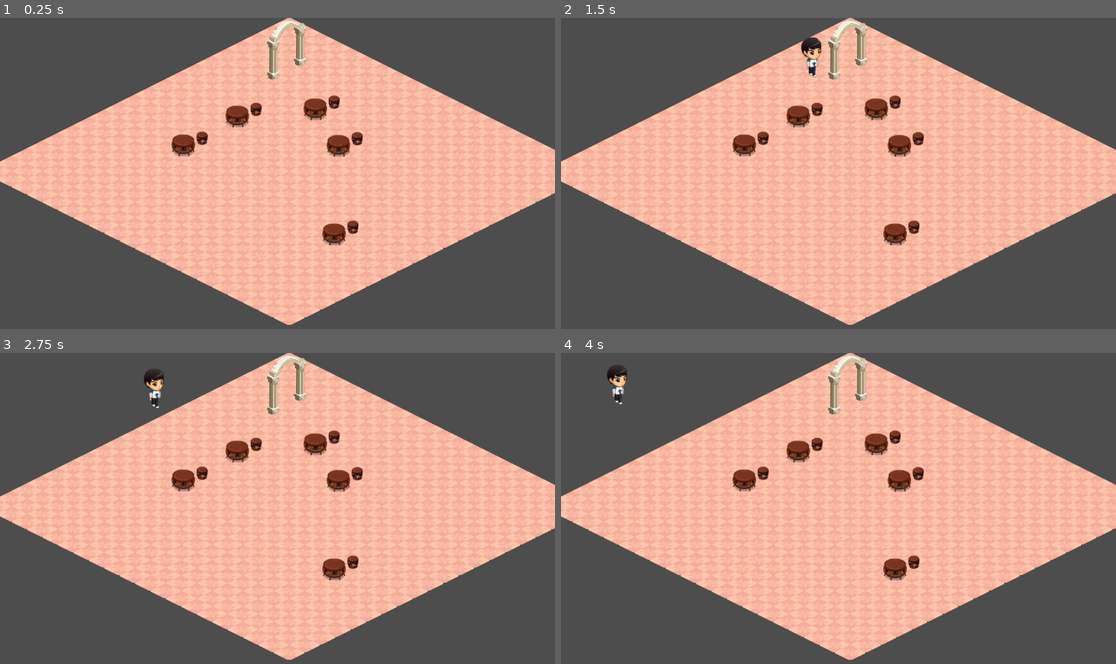
Above: before the commit, frames 1-4 (two rows, left to right).
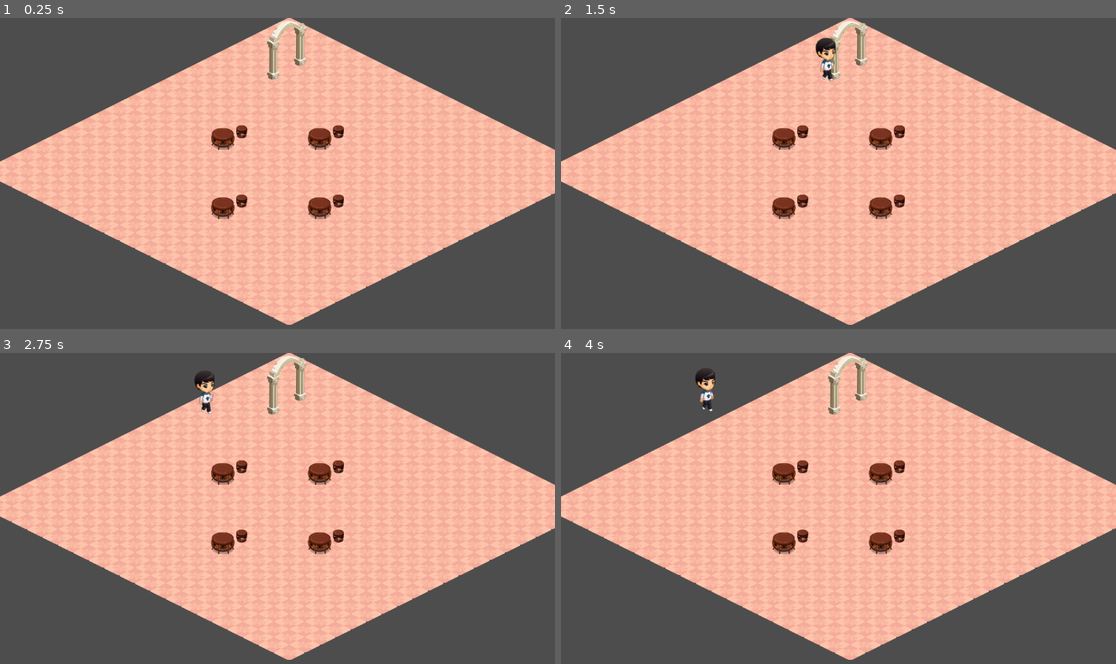
Above: after the commit, the same moments.

Repository: kingEneru/qq-res
Game: Godot game, scene res://Scenes/main_game.tscn
Two runs of this game, one before a commit and one after it. Both use one fixed random seed, a clock stepped at 60 frames per second and the inputs below.
Inputs:
- Up to frame 1 (0.25 s): no input
- Up to frame 2 (1.5 s): tap Enter at 0.5 s
- Up to frame 3 (2.75 s): no input
- Up to frame 4 (4 s): no input

The runs differ from the first frame. In frame 1, 3.0% of the frame differs, in the area x 30-66%, y 24-74%; in frame 2, 3.6%; in frame 3, 3.6%, in the area x 25-66%, y 5-74%; in frame 4, 3.6%.

Commit message:
修复桌子和图片的关系

Diff:
--- a/Scenes/Customer.tscn
+++ b/Scenes/Customer.tscn
@@ -2,35 +2,35 @@
 
 [ext_resource type="Script" uid="uid://g21jo0c3r06k" path="res://Scripts/Customer.gd" id="1_o7g7w"]
 [ext_resource type="Texture2D" uid="uid://cdg3d24ijst8a" path="res://Art/boy_01.png" id="2_r206j"]
-
-[sub_resource type="Animation" id="Animation_r206j"]
-resource_name = "walk_down"
-tracks/0/type = "value"
-tracks/0/imported = false
-tracks/0/enabled = true
-tracks/0/path = NodePath("Visuals/Leg:region_rect")
-tracks/0/interp = 1
-tracks/0/loop_wrap = true
-tracks/0/keys = {
-"times": PackedFloat32Array(0, 0.1, 0.16666667, 0.3),
-"transitions": PackedFloat32Array(1, 1, 1, 1),
-"update": 0,
-"values": [Rect2(112.607834, 49.85135, 21.20488, 25.021751), Rect2(183.37894, 145.34976, 25.586044, 23.132584), Rect2(210.3654, 143.66307, 24.896774, 24.178589), Rect2(236.72583, 143.78778, 18.576172, 24.885056)]
-}
 
 [sub_resource type="Animation" id="Animation_kkvav"]
 length = 0.001
 tracks/0/type = "value"
 tracks/0/imported = false
 tracks/0/enabled = true
-tracks/0/path = NodePath("Visuals/Leg:region_rect")
+tracks/0/path = NodePath("Visuals/Boy01/Leg:region_rect")
 tracks/0/interp = 1
 tracks/0/loop_wrap = true
 tracks/0/keys = {
 "times": PackedFloat32Array(0),
 "transitions": PackedFloat32Array(1),
 "update": 0,
-"values": [Rect2(112.607834, 49.85135, 21.20488, 25.021751)]
+"values": [Rect2(210.3654, 143.66307, 24.896774, 24.178589)]
+}
+
+[sub_resource type="Animation" id="Animation_r206j"]
+resource_name = "walk_down"
+tracks/0/type = "value"
+tracks/0/imported = false
+tracks/0/enabled = false
+tracks/0/path = NodePath("Visuals/Boy01/Leg:region_rect")
+tracks/0/interp = 1
+tracks/0/loop_wrap = true
+tracks/0/keys = {
+"times": PackedFloat32Array(0, 0.33, 0.66, 1),
+"transitions": PackedFloat32Array(1, 1, 1, 1),
+"update": 0,
+"values": [Rect2(181.62363, 144.62668, 28.489624, 24.13704), Rect2(191.10841, 144.30869, 27.303984, 24.150751), Rect2(235.6029, 143.92673, 20.378006, 24.334885), Rect2(210.3654, 143.66307, 24.896774, 24.178589)]
 }
 
 [sub_resource type="AnimationLibrary" id="AnimationLibrary_j21p7"]
@@ -46,26 +46,28 @@
 
 [node name="Visuals" type="Node2D" parent="."]
 
-[node name="Body" type="Sprite2D" parent="Visuals"]
-position = Vector2(-24, -35)
-texture = ExtResource("2_r206j")
-centered = false
-region_enabled = true
-region_rect = Rect2(42.666786, 49.11089, 28, 27.11111)
+[node name="Boy01" type="Sprite2D" parent="Visuals"]
 
-[node name="Head" type="Sprite2D" parent="Visuals"]
+[node name="Head" type="Sprite2D" parent="Visuals/Boy01"]
 position = Vector2(-12, -53)
 texture = ExtResource("2_r206j")
 region_enabled = true
 region_rect = Rect2(89.720245, 0.25842285, 41.985672, 46.184235)
 
-[node name="Leg" type="Sprite2D" parent="Visuals"]
-position = Vector2(-17, -17)
+[node name="Body" type="Sprite2D" parent="Visuals/Boy01"]
+position = Vector2(-23, -32)
+texture = ExtResource("2_r206j")
+centered = false
+region_enabled = true
+region_rect = Rect2(79.9449, 76.43318, 29.924004, 27.769478)
+
+[node name="Leg" type="Sprite2D" parent="Visuals/Boy01"]
+position = Vector2(-18, -10)
 scale = Vector2(0.88095236, 1)
 texture = ExtResource("2_r206j")
 centered = false
 region_enabled = true
-region_rect = Rect2(112.607834, 49.85135, 21.20488, 25.021751)
+region_rect = Rect2(210.3654, 143.66307, 24.896774, 24.178589)
 
 [node name="AnimationPlayer" type="AnimationPlayer" parent="."]
 libraries = {
--- a/Scenes/main_game.tscn
+++ b/Scenes/main_game.tscn
@@ -1,9 +1,8 @@
-[gd_scene load_steps=8 format=4 uid="uid://bkhv6y4aavieq"]
+[gd_scene load_steps=7 format=4 uid="uid://bkhv6y4aavieq"]
 
 [ext_resource type="Script" uid="uid://b6ce3dx0t4cqd" path="res://Scripts/main_game.gd" id="1_l756w"]
 [ext_resource type="Texture2D" uid="uid://dsny6wrwu5ccx" path="res://Art/floor.png" id="2_6j5ir"]
 [ext_resource type="PackedScene" uid="uid://bomhr2crpedfm" path="res://Scenes/table.tscn" id="3_6j5ir"]
-[ext_resource type="Texture2D" uid="uid://c863sg8tr0se8" path="res://Art/item311.png" id="4_mgc0q"]
 [ext_resource type="Texture2D" uid="uid://cmxswkadd5mfr" path="res://Art/gate.png" id="5_mgc0q"]
 
 [sub_resource type="TileSetAtlasSource" id="TileSetAtlasSource_mgc0q"]
@@ -29,25 +28,21 @@
 z_index = 1
 y_sort_enabled = true
 
-[node name="Table" parent="FurnitureLayer" groups=["Tables"] instance=ExtResource("3_6j5ir")]
+[node name="Table" parent="FurnitureLayer" instance=ExtResource("3_6j5ir")]
 z_index = 1
-position = Vector2(90, -136)
+position = Vector2(-141, 43)
 
-[node name="Item312" type="Sprite2D" parent="FurnitureLayer"]
-position = Vector2(129, 124)
-texture = ExtResource("4_mgc0q")
+[node name="Table2" parent="FurnitureLayer" instance=ExtResource("3_6j5ir")]
+z_index = 1
+position = Vector2(-141, -101)
 
-[node name="Item313" type="Sprite2D" parent="FurnitureLayer"]
-position = Vector2(138, -60)
-texture = ExtResource("4_mgc0q")
+[node name="Table3" parent="FurnitureLayer" instance=ExtResource("3_6j5ir")]
+z_index = 1
+position = Vector2(60, 43)
 
-[node name="Item315" type="Sprite2D" parent="FurnitureLayer"]
-position = Vector2(-184, -61)
-texture = ExtResource("4_mgc0q")
-
-[node name="Item311" type="Sprite2D" parent="FurnitureLayer"]
-position = Vector2(-72, -121)
-texture = ExtResource("4_mgc0q")
+[node name="Table4" parent="FurnitureLayer" instance=ExtResource("3_6j5ir")]
+z_index = 1
+position = Vector2(60, -101)
 
 [node name="Camera2D" type="Camera2D" parent="."]
 
--- a/Scenes/table.tscn
+++ b/Scenes/table.tscn
@@ -3,9 +3,8 @@
 [ext_resource type="Script" uid="uid://bfydhqc12jfnp" path="res://Scripts/Table.gd" id="1_4ppvu"]
 [ext_resource type="Texture2D" uid="uid://c863sg8tr0se8" path="res://Art/item311.png" id="1_ix8et"]
 
-[node name="Table" type="Sprite2D"]
+[node name="Table" type="Sprite2D" groups=["Tables"]]
+position = Vector2(36, -49)
+texture = ExtResource("1_ix8et")
+centered = false
 script = ExtResource("1_4ppvu")
-
-[node name="Item311" type="Sprite2D" parent="."]
-y_sort_enabled = true
-texture = ExtResource("1_ix8et")
--- a/Scripts/Customer.gd
+++ b/Scripts/Customer.gd
@@ -1,6 +1,6 @@
 extends CharacterBody2D
 
-@export var move_speed = 80.0
+@export var move_speed = 50.0
 @onready var animation_player = $AnimationPlayer
 @onready var visuals = $Visuals # 获取那个父节点，方便翻转
 
@@ -20,6 +20,9 @@
 
 	# 2. 筛选出空桌子
 	for table in tables:
+		if not "is_occupied" in table:
+			print("警告：发现混入 Tables 组的怪东西：", table.name)
+			continue
 		if not table.is_occupied:
 			target_table = table
 			table.sit_down() # 先占座，防止别人抢
